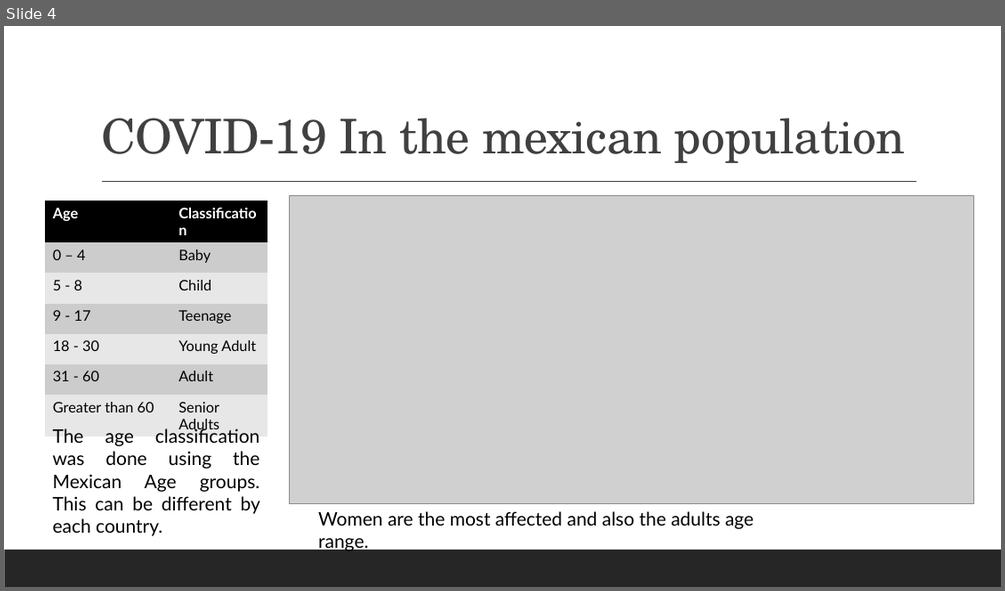
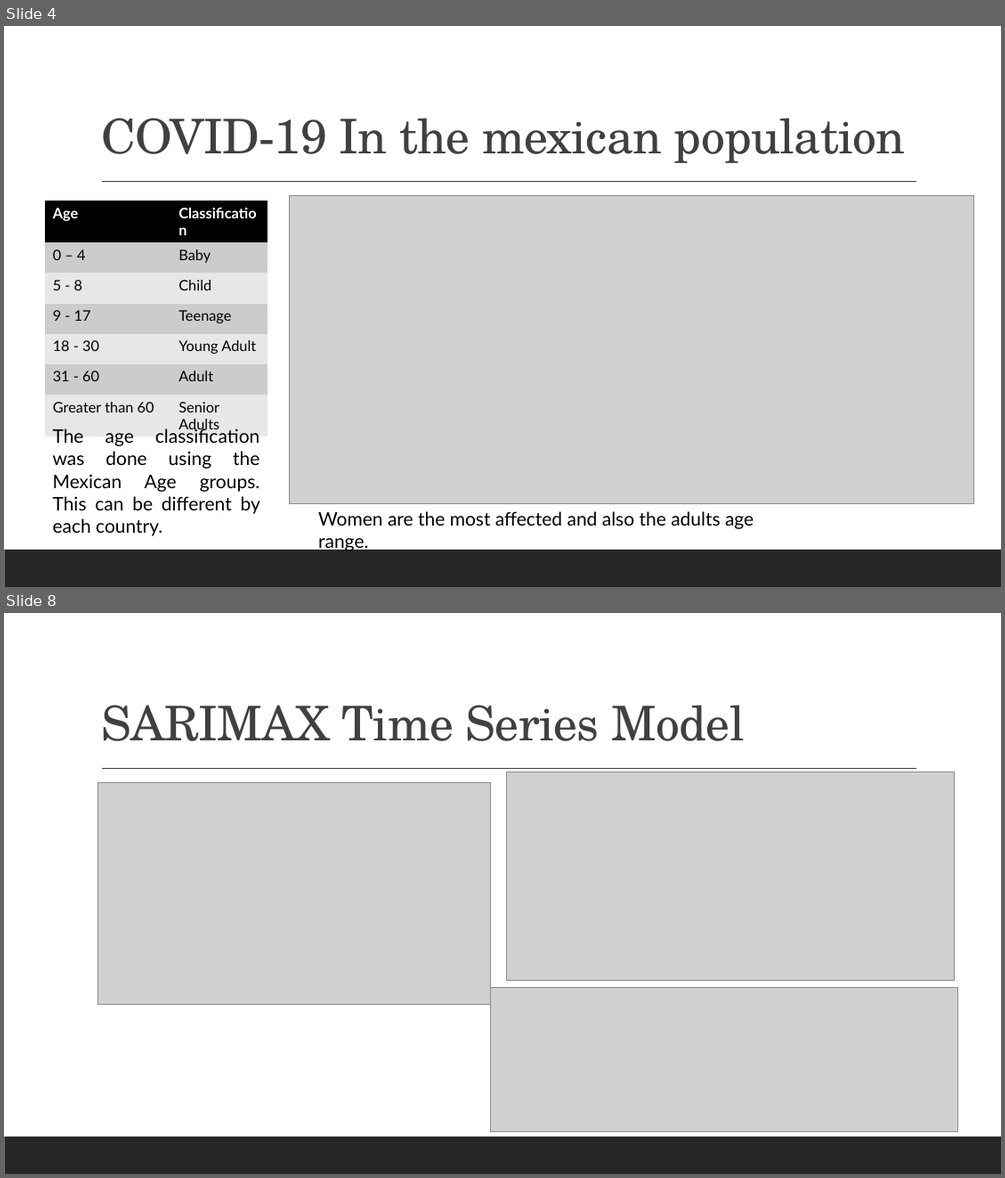
Before and after one commit to cmaroblesg/Advanced_DataScience_Capstone, a slide deck: Documents/Presentation.pptx. Shown one above the other, each under a label of ours: slide 4 before the commit, slides 4 and 8 after it; the slides between them are not shown. The pictures are 1005x591 and 1005x1178 pixels, drawn with LibreOffice and Linux fonts; fonts in the diff are those of the drawing; grey boxes stand for pictures. Boxes give left, top, right and bottom in pixels: in the first picture for what was removed or moved away, otherwise in the second. Text is boxed around its words. In the diff, an @@ line names an element or a change of style, - is before the commit and + after.

```diff
--- a/Documents/Presentation.pptx
+++ b/Documents/Presentation.pptx
@@ slide 8 added at (4,613,1001,1174), background #FFFFFF; not listed: 2 template elements that a slide beside it also shows @@
@@ title added at (101,705,744,741), 46 pt, text #404040 @@
+SARIMAX Time Series Model
@@ picture added at (507,771,955,981) @@
@@ picture added at (98,783,490,1004) @@
@@ picture added at (490,987,958,1132) @@
```
Also in this commit, not shown: 1 slide changed, 3 other slides added, 2 other files.
